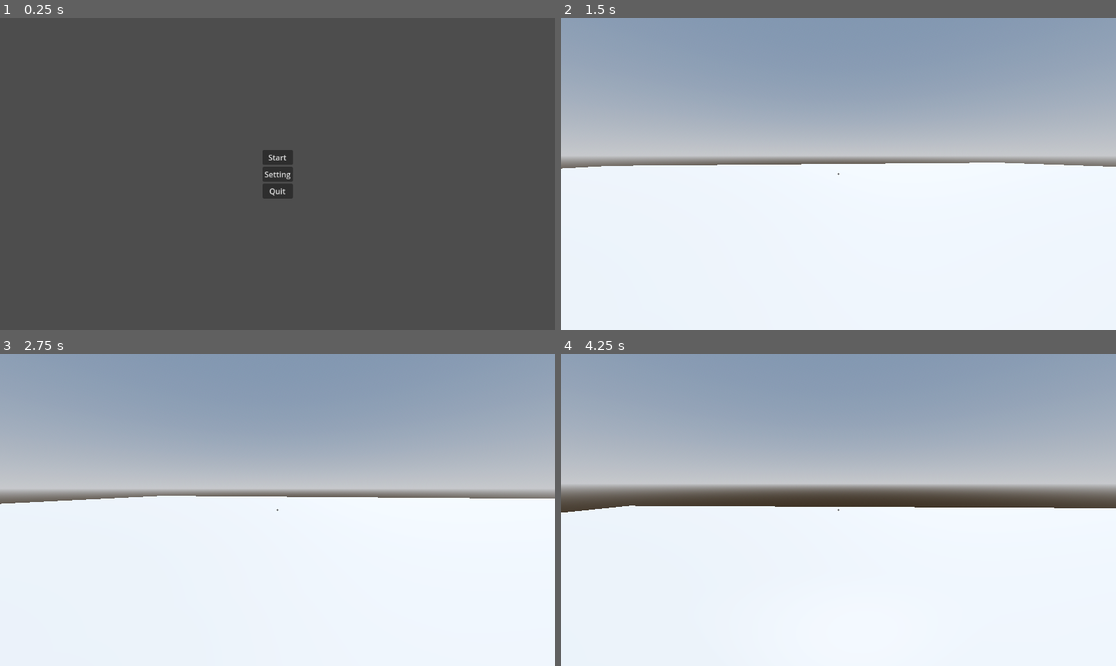
Above: before the commit, frames 1-4 (two rows, left to right).
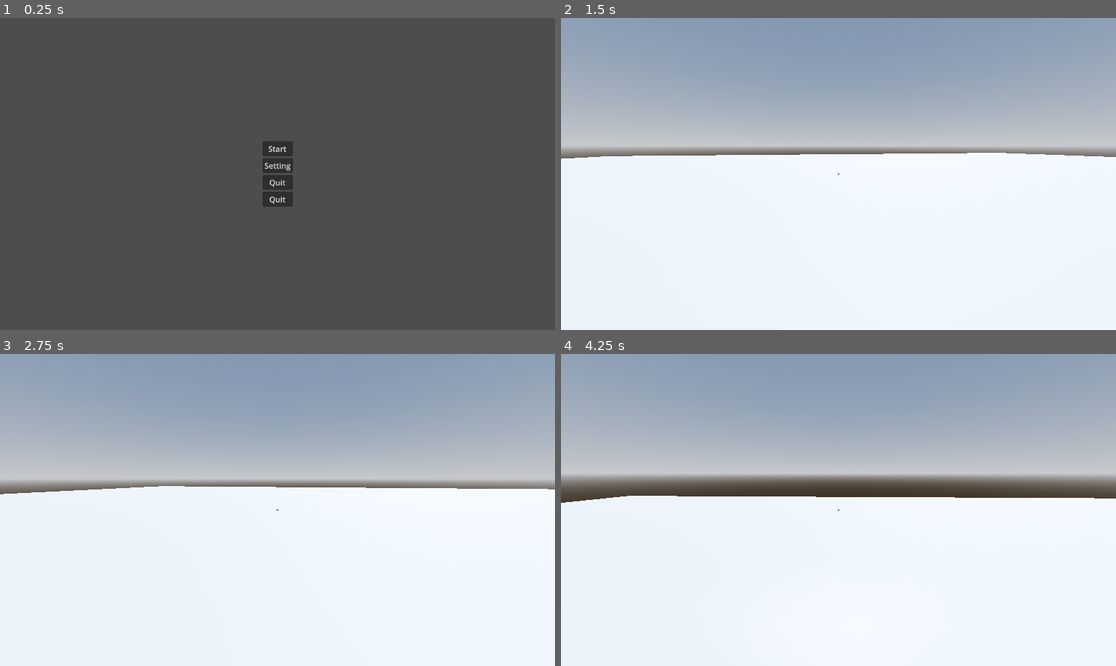
Above: after the commit, the same moments.

Repository: AntarixaSoftware/Teknologi_Game-Lilu
Game: Godot game, scene res://Scenes/main_menu.tscn
The game is run twice, just before and just after one commit, with the same random seed, the same clock (stepped at 60 frames per second) and the same inputs.
Inputs (mouse positions are in pixels of both pictures, inside the frame that each line leads up to):
- Up to frame 1 (0.25 s): no input
- Up to frame 2 (1.5 s): click "Start" at 0.5 s; tap Enter at 1.25 s; move the mouse to (866, 174) at 1.27 s; hold W (forward) from 1.28 s (still down); tap F (flashlight) at 1.35 s
- Up to frame 3 (2.75 s): keep holding W (forward); tap Space (jump) at 1.52, 2.27 s; move the mouse to (249, 510) at 2.02 s; tap E (interact) at 2.1 s
- Up to frame 4 (4.25 s): keep holding W (forward); move the mouse to (849, 503) at 2.77 s; hold Shift (sprint) 2.78-3.53 s; move the mouse to (832, 516) at 3.52 s; tap F (flashlight) at 3.6 s; tap Space (jump) at 3.77 s

The runs differ from the first frame. In frame 1, 0.5% of the frame differs, in the area x 47-53%, y 39-61%; in frame 2, 5.4%; in frame 3, 5.5%; in frame 4, 10%, in the area x 0-100%, y 38-51%.

Commit message:
Update main_menu.tscn

Diff:
--- a/Scenes/main_menu.tscn
+++ b/Scenes/main_menu.tscn
@@ -45,6 +45,12 @@
 text = "Quit"
 icon_alignment = 1
 
+[node name="QuitButton2" type="Button" parent="MarginContainer/VBoxContainer"]
+layout_mode = 2
+text = "Quit"
+icon_alignment = 1
+
 [connection signal="pressed" from="MarginContainer/VBoxContainer/StartButton" to="." method="_on_start_button_pressed"]
 [connection signal="pressed" from="MarginContainer/VBoxContainer/SettingButton" to="." method="_on_option_button_pressed"]
 [connection signal="pressed" from="MarginContainer/VBoxContainer/QuitButton" to="." method="_on_quit_button_pressed"]
+[connection signal="pressed" from="MarginContainer/VBoxContainer/QuitButton2" to="." method="_on_quit_button_pressed"]
